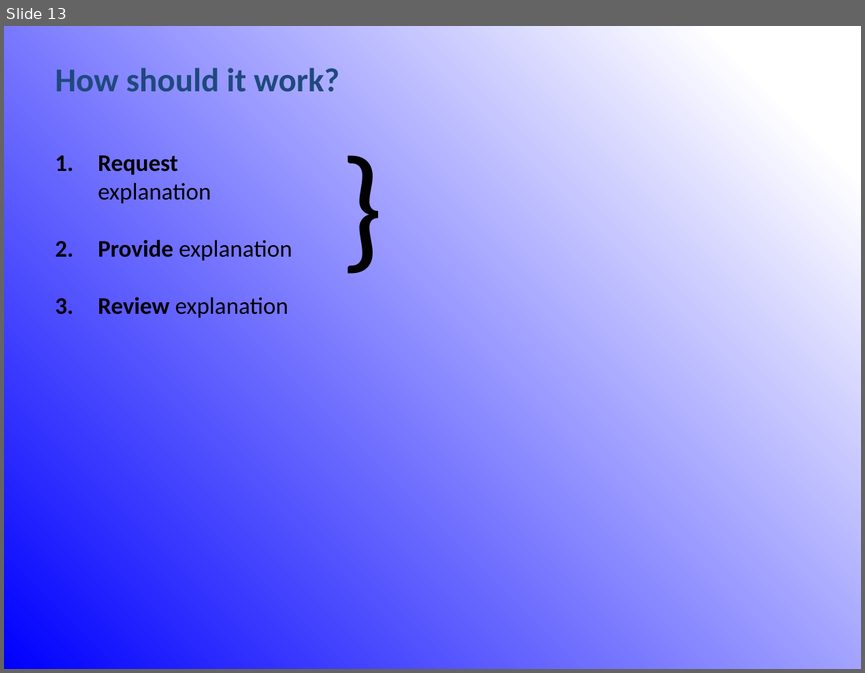
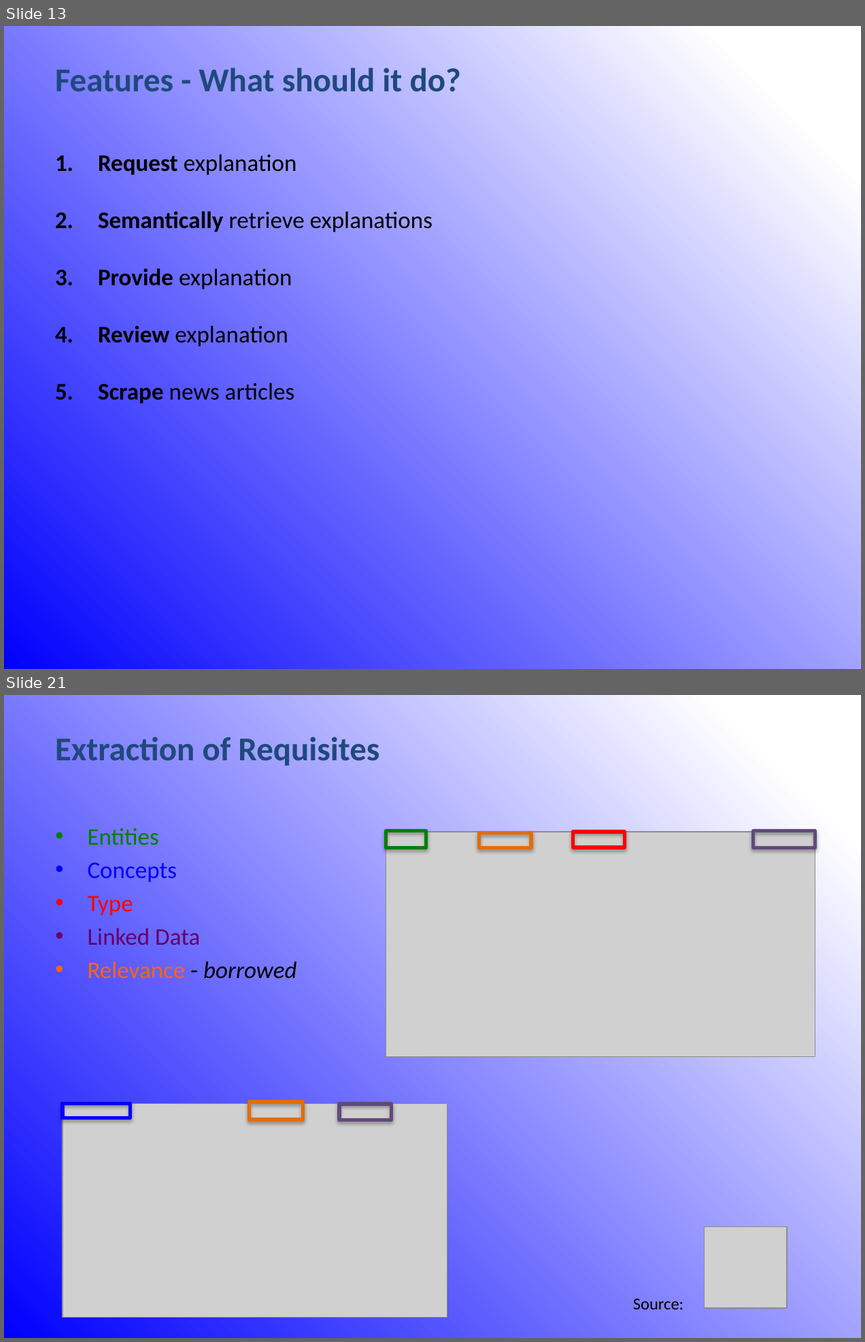
Before and after one commit to rubenverboon/skiir, a slide deck: Presentation/Final_presentation_group_002.pptx. Shown one above the other, each under a label of ours: slide 13 before the commit, slides 13 and 21 after it; the slides between them are not shown. The pictures are 865x673 and 865x1342 pixels, drawn with LibreOffice and Linux fonts; fonts in the diff are those of the drawing; grey boxes stand for pictures. Boxes give left, top, right and bottom in pixels: in the first picture for what was removed or moved away, otherwise in the second. Text is boxed around its words. In the diff, an @@ line names an element or a change of style, - is before the commit and + after.

```diff
--- a/Presentation/Final_presentation_group_002.pptx
+++ b/Presentation/Final_presentation_group_002.pptx
@@ slide 21 added at (x1=4, y1=695, x2=861, y2=1338), background gradient #0000FF to #FFFFFF @@
@@ text added at (x1=55, y1=736, x2=379, y2=766), 28 pt, text #1F497D, bold @@
+Extraction of Requisites
@@ text added at (x1=88, y1=828, x2=297, y2=979), 20 pt, text #660066 @@
+• Entities
+• Concepts
+• Type
+• Linked Data
+• Relevance - borrowed
@@ picture added at (x1=385, y1=832, x2=815, y2=1057) @@
@@ rectangle added at (x1=385, y1=830, x2=426, y2=847), outline #008000 3 pt @@
@@ rectangle added at (x1=479, y1=833, x2=531, y2=847), outline #E46C0A 3 pt @@
@@ rectangle added at (x1=573, y1=832, x2=624, y2=847), outline #FF0000 3 pt @@
@@ rectangle added at (x1=753, y1=830, x2=815, y2=847), outline #604A7B 3 pt @@
@@ rectangle added at (x1=249, y1=1102, x2=303, y2=1120), outline #E46C0A 3 pt @@
@@ picture added at (x1=62, y1=1103, x2=447, y2=1317) @@
@@ rectangle added at (x1=62, y1=1103, x2=130, y2=1117), outline #0000FF 3 pt @@
@@ rectangle added at (x1=339, y1=1104, x2=392, y2=1120), outline #604A7B 3 pt @@
@@ picture added at (x1=704, y1=1226, x2=787, y2=1308) @@
@@ text added at (x1=633, y1=1298, x2=683, y2=1310), 14 pt, text #000000 @@
+Source:
@@ slide 13 changed as well @@
@@ text at (x1=55, y1=67, x2=461, y2=92): text changed @@
-How should it work?
+Features - What should it do?
@@ text removed at (x1=332, y1=114, x2=406, y2=288) @@
-}
@@ text at (x1=98, y1=211, x2=432, y2=232): paragraph added @@
+2. Semantically retrieve explanations
@@ text at (x1=98, y1=382, x2=294, y2=403): paragraph added @@
+5. Scrape news articles
```
Also in this commit, not shown: 7 other slides changed, 14 other slides added, 1 slide removed.
